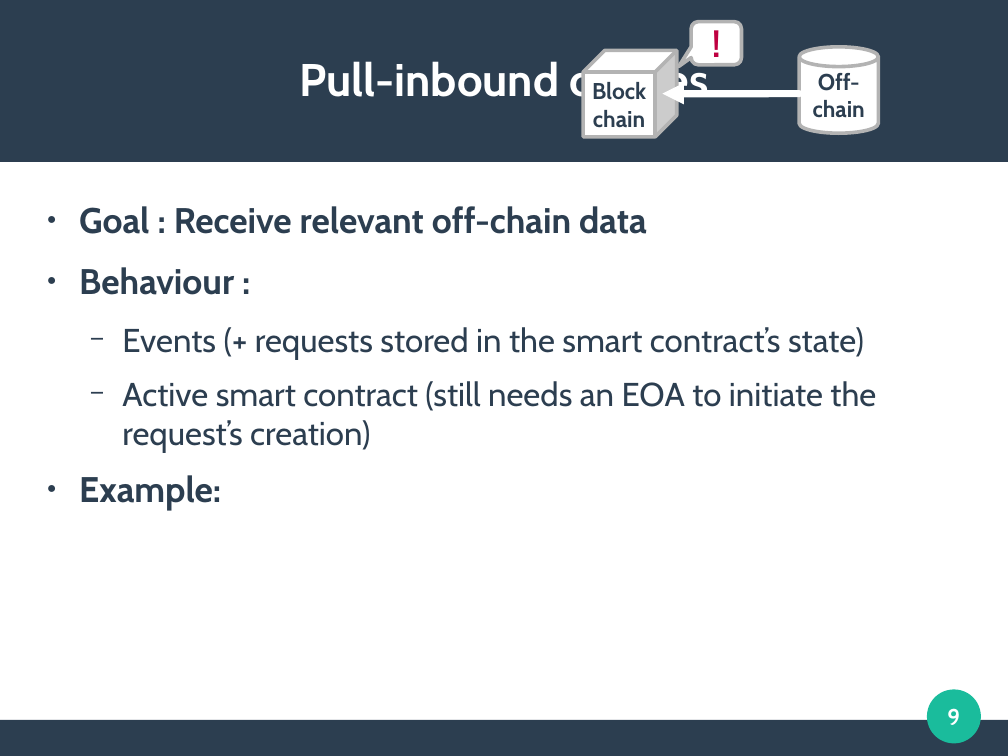
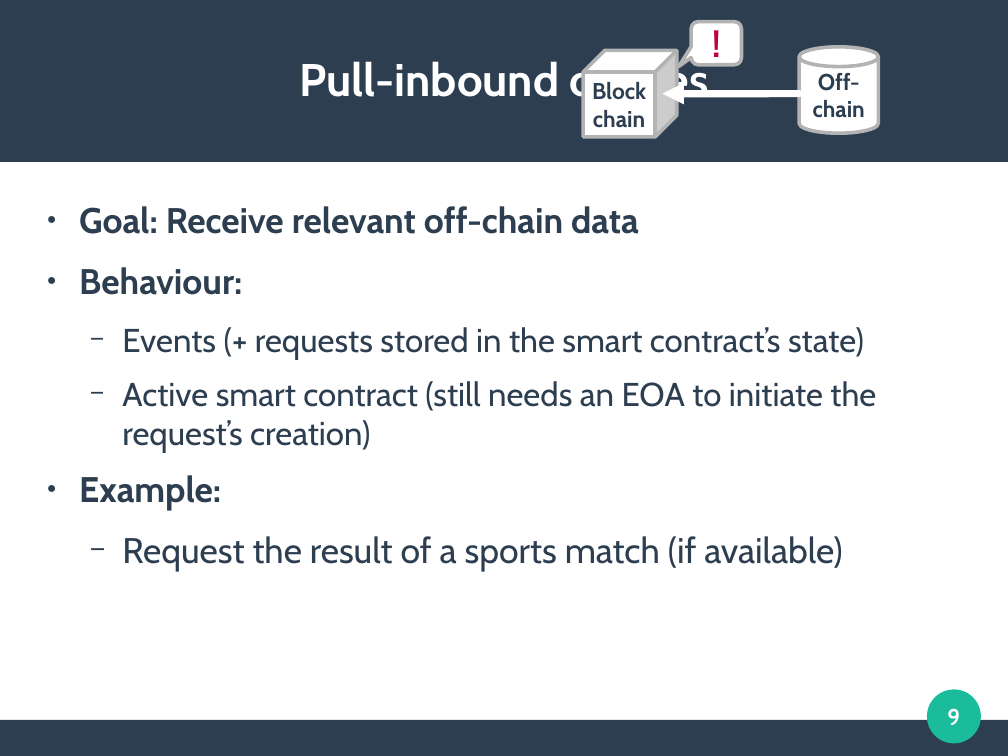
Before and after one commit to mbettinger/OT4-Lecture, a slide deck: slide 9 of Presentation - Oracles.odp. Drawn at 1008x756 pixels with LibreOffice and Linux fonts; fonts in the diff are those of the drawing. Boxes give left, top, right and bottom in pixels: in the first picture for what was removed or moved away, otherwise in the second. Text is boxed around its words. In the diff, an @@ line names an element or a change of style, - is before the commit and + after.

```diff
--- a/Presentation - Oracles.odp
+++ b/Presentation - Oracles.odp
@@ text at bbox=[79, 206, 639, 295]: spaces changed @@
-● Goal : Receive relevant off-chain data
-● Behaviour :
+● Goal: Receive relevant off-chain data
+● Behaviour:
@@ text at bbox=[122, 536, 842, 571]: paragraph added @@
+  − Request the result of a sports match (if available)
```
Also in this commit, not shown: 8 other slides changed, 1 slide added, 2 slides removed, 16 other files.
